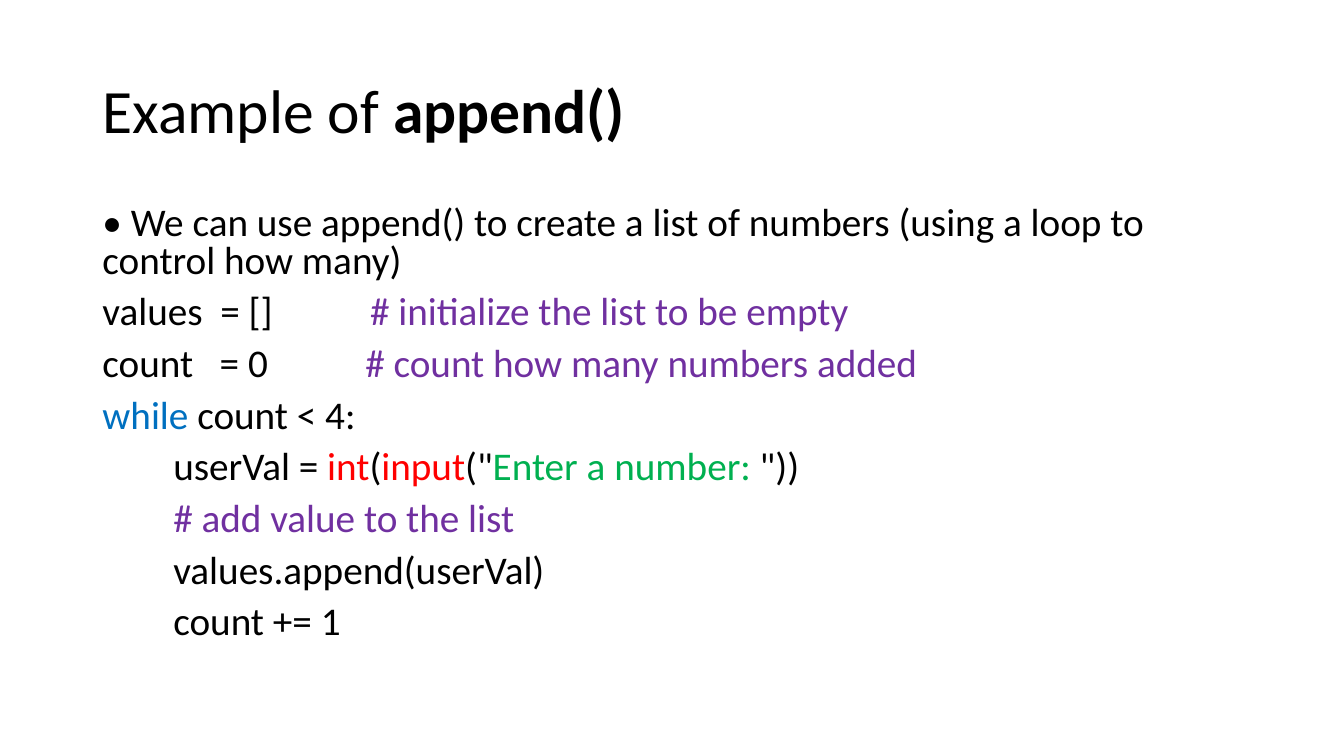
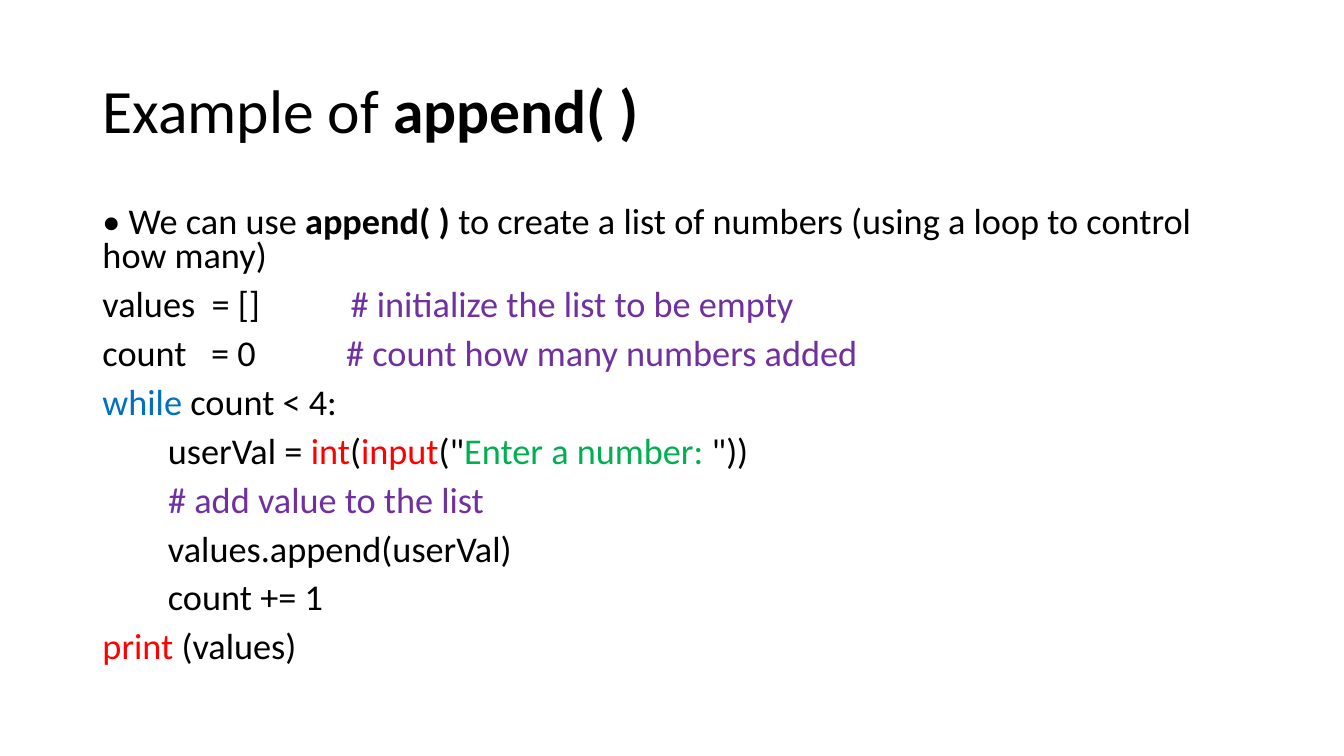
Before and after one commit to HKohin/Python-for-Upward-Bound-Program, a slide deck: slide 11 of PYTHON_8_Lists Part 1.pptx. Drawn at 1344x756 pixels with LibreOffice and Linux fonts; fonts in the diff are those of the drawing. Boxes give left, top, right and bottom in pixels: in the first picture for what was removed or moved away, otherwise in the second. Text is boxed around its words. In the diff, an @@ line names an element or a change of style, - is before the commit and + after.

```diff
--- a/PYTHON_8_Lists Part 1.pptx
+++ b/PYTHON_8_Lists Part 1.pptx
@@ title at (102, 87, 606, 143): spaces changed @@
-Example of append()
+Example of append( )
@@ text at (102, 207, 1191, 274): text changed; size 28 to 25.9 pt @@
-• We can use append() to create a list of numbers (using a loop to control how many)
+• We can use append( ) to create a list of numbers (using a loop to control how many)
@@ text at (102, 291, 858, 611): size 28 to 25.9 pt in "values = [] # initialize the list ...", "count = 0 # count how many ...", "while count < 4:", "userVal = int(input("Enter a number: "))" and 3 more places @@
@@ text at (102, 632, 297, 665): paragraph added @@
+print (values)
```
Also in this commit, not shown: 8 other slides changed.
